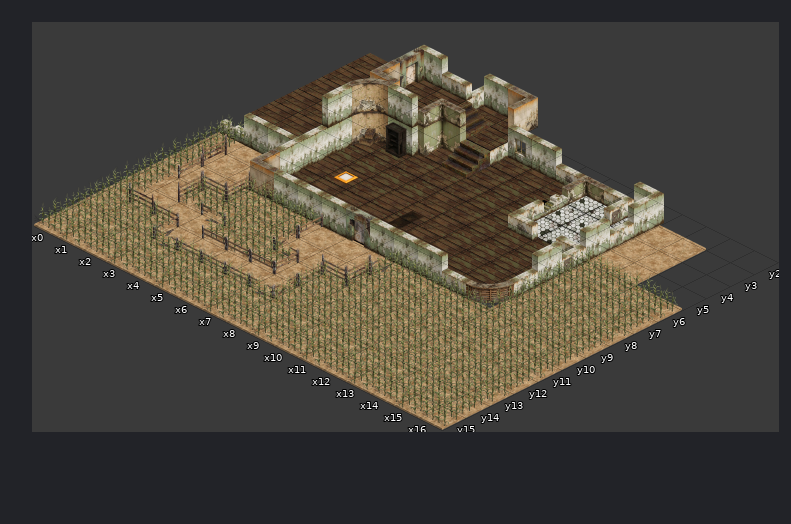
A Tiled map (JSON) gets an edit: littlejs-vite/public/assets/map/sample-iso.tmj. The first picture shows the starting point.
Cells are 256x128 px. Isometric: x runs down to the right, y down to the left. Shown: x 0..16, y 2..15. Layer "FloorOffset1" is drawn 0,-156 px off the grid.
The same view after the edit:
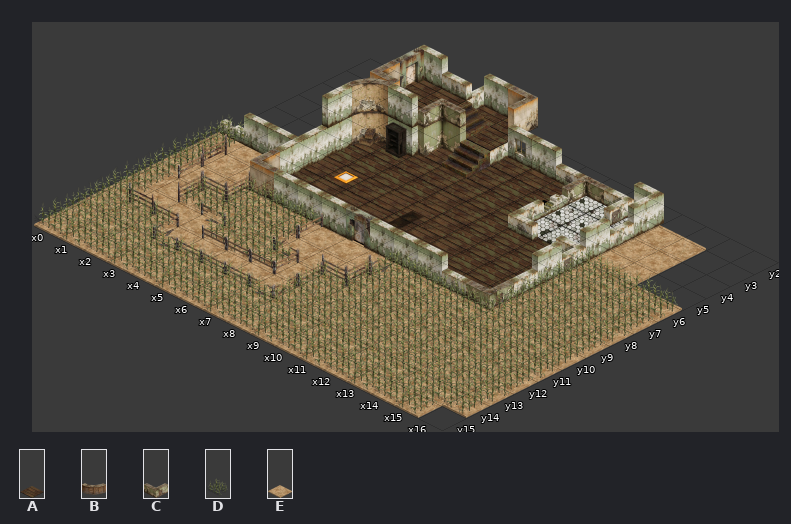
Key: from "Sample": A 24 "floor_N", B 26 "wallCurveHalf_N", C 42 "wallCornerHalf_N", D 61 "cornDouble_W", E 63 "dirt_W".
_ is an empty cell.
The author wrote: feat: update tile data and remove unused polygon objects in isometric map
The exact change:
Layer "Floor":
Tile A is added in row 9 at x 12.
The author cleared tile E in row 15 at x 16.
Layer "FloorOffset1":
The author cleared tile A in rows 3 to 4 at x 1; in rows 5 to 7 at x 1 to 2.
Layer "Walls":
Tile C replaces tile B in row 9 at x 12.
Layer "corn":
The author cleared tile D in row 15 at x 16.
Boxes around the changes in both pictures, in picture pixels (x1, y1, x2, y2):
removed: (250, 53, 388, 136)
changed: (466, 280, 514, 310)
removed: (418, 389, 466, 430)
